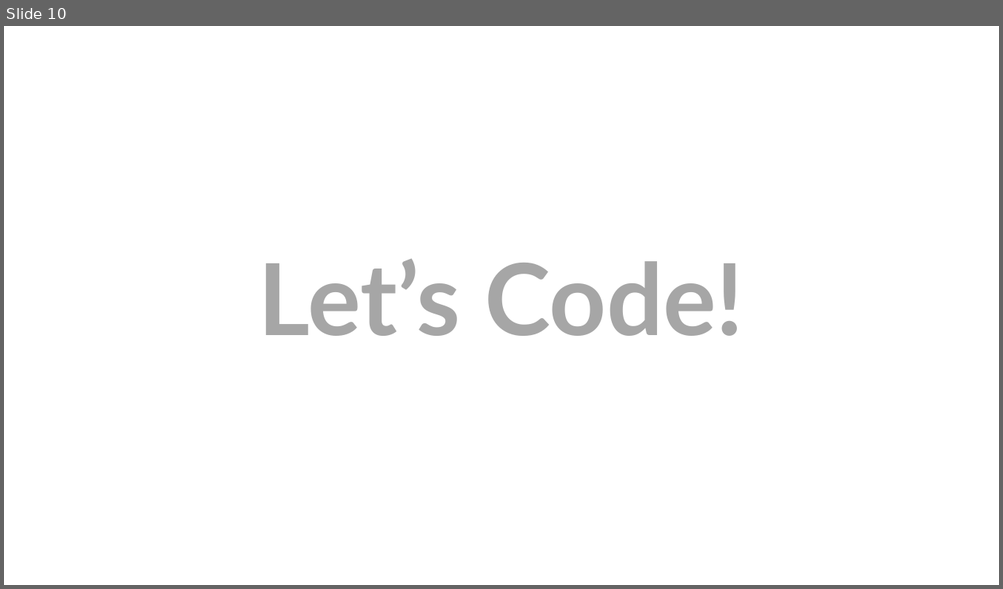
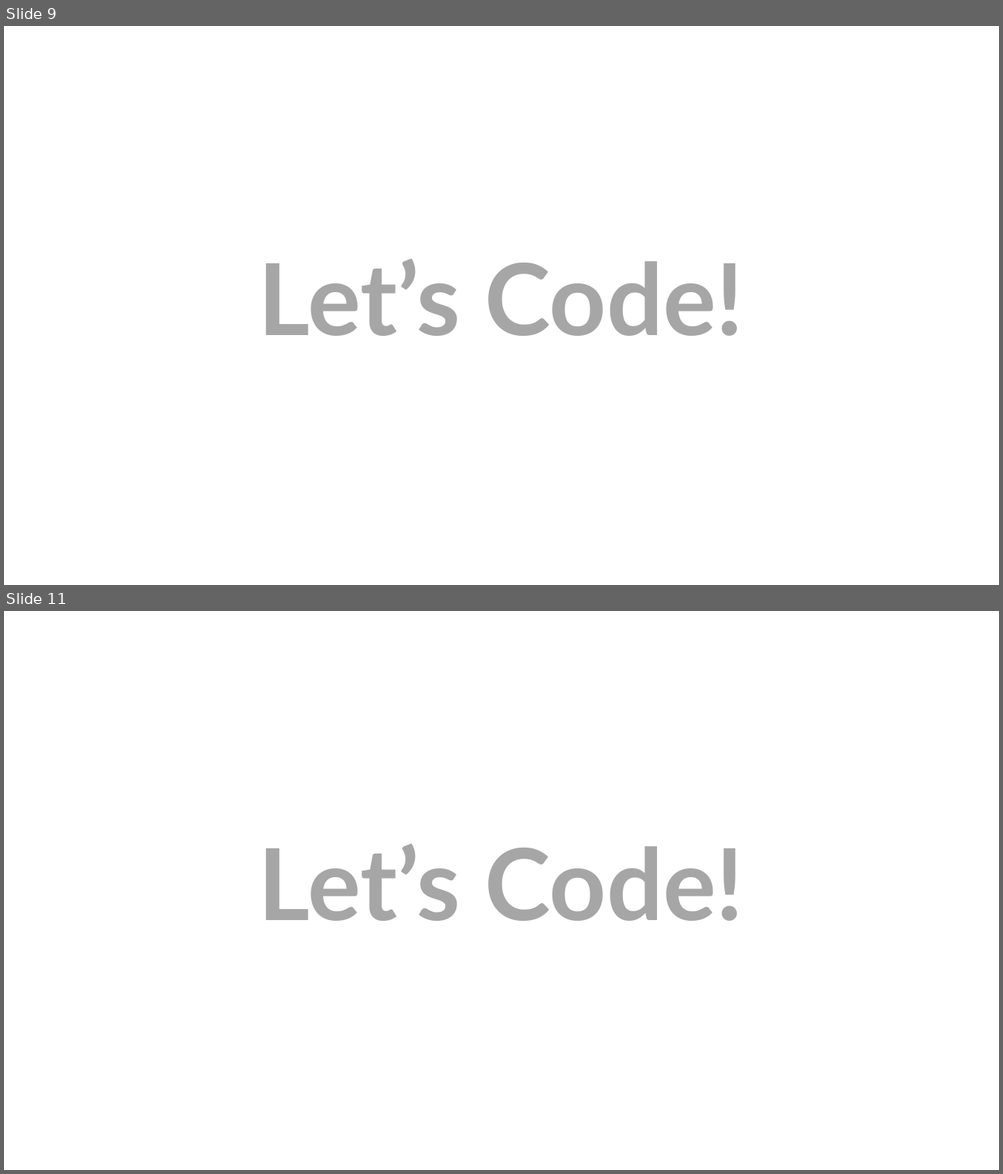
Before and after one commit to jamesmontemagno/Xamarin.Android-AppCompat, a slide deck: AndroidAppCompat.ppt. Shown one above the other, each under a label of ours: slide 10 before the commit, slides 9 and 11 after it; the slides between them are not shown. The pictures are 1003x589 and 1003x1174 pixels, drawn with LibreOffice and Linux fonts; fonts in the diff are those of the drawing; background and template pictures are left out. Boxes give left, top, right and bottom in pixels: in the first picture for what was removed or moved away, otherwise in the second. Text is boxed around its words. In the diff, an @@ line names an element or a change of style, - is before the commit and + after.

```diff
--- a/AndroidAppCompat.ppt
+++ b/AndroidAppCompat.ppt
@@ slide 11 added at bbox=[4, 611, 999, 1170], background #FFFFFF @@
@@ title added at bbox=[259, 844, 743, 921], 72 pt, text #A6A6A6, bold @@
+Let’s Code!
@@ what was slide 10 is now slide 9 @@
```
Also in this commit, not shown: 1 slide changed, 3 other slides added.
